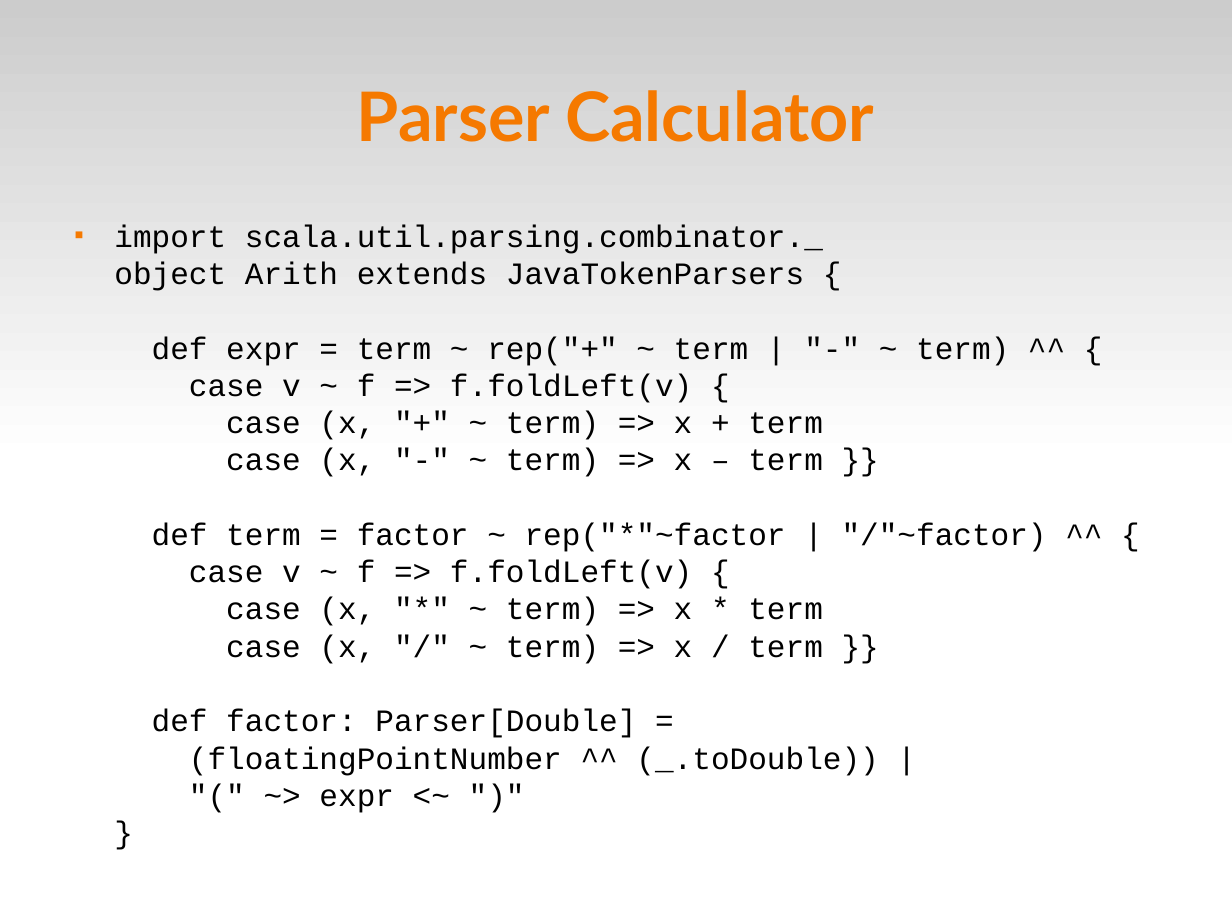
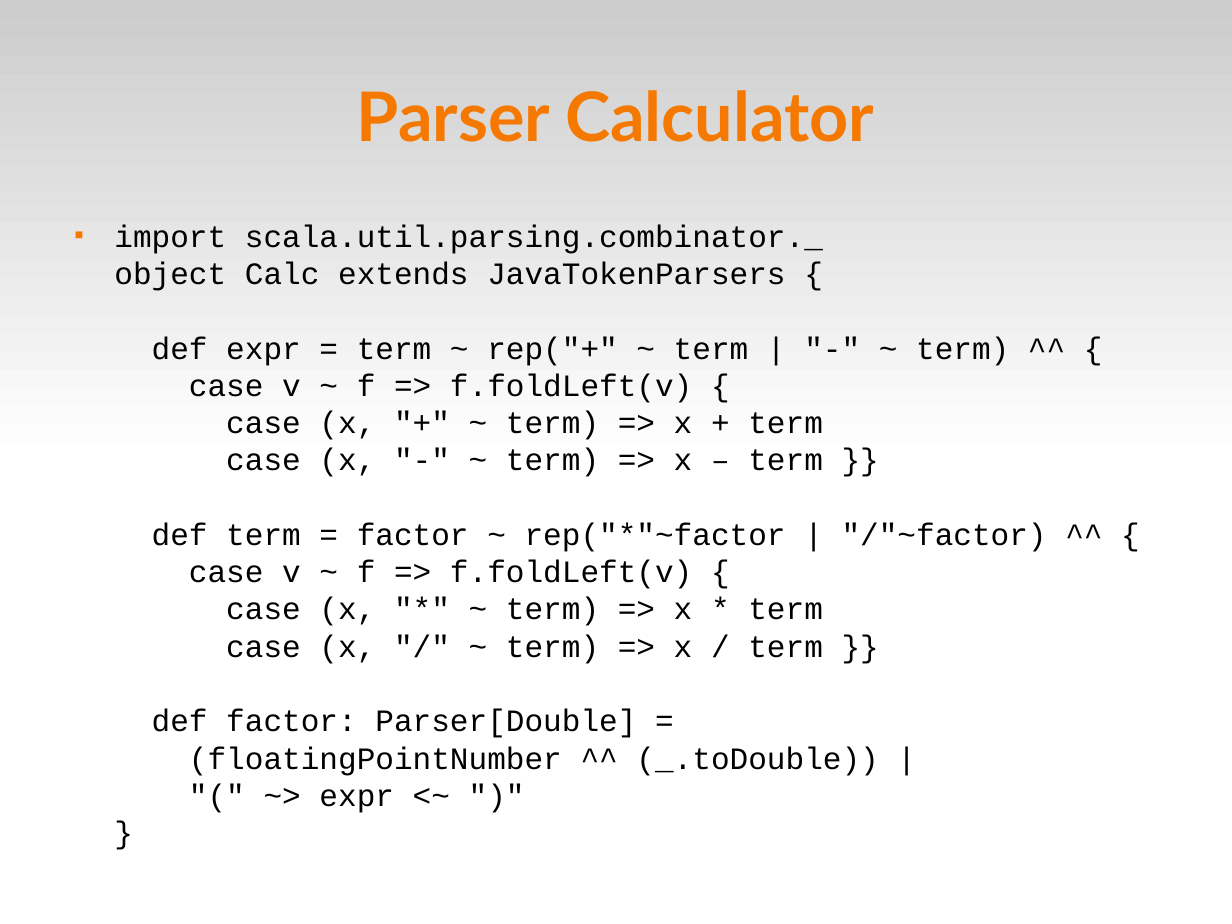
Before and after one commit to dpp/lift-samples, a slide deck: slide 12 of presentations/2008_dpp_SVCodeCamp/Scala Tips and Tricks.odp. Drawn at 1232x924 pixels with LibreOffice and Linux fonts; fonts in the diff are those of the drawing; background and template pictures are left out. Boxes give left, top, right and bottom in pixels: in the first picture for what was removed or moved away, otherwise in the second. Text is boxed around its words. In the diff, an @@ line names an element or a change of style, - is before the commit and + after.

```diff
--- a/presentations/2008_dpp_SVCodeCamp/Scala Tips and Tricks.odp
+++ b/presentations/2008_dpp_SVCodeCamp/Scala Tips and Tricks.odp
@@ text at <box>114,224,1047,813</box>: text changed @@
-■ import scala.util.parsing.combinator._
-  object Arith extends JavaTokenParsers {
-  def expr = term ~ rep("+" ~ term | "-" ~ term) ^^ {
-  case v ~ f => f.foldLeft(v) {
-  case (x, "+" ~ term) => x + term
-  case (x, "-" ~ term) => x – term }}
-  def term = factor ~ rep("*"~factor | "/"~factor) ^^ {
-  case v ~ f => f.foldLeft(v) {
-  case (x, "*" ~ term) => x * term
-  case (x, "/" ~ term) => x / term }}
-  def factor: Parser[Double] =
-  (floatingPointNumber ^^ (_.toDouble)) |
-  "(" ~> expr <~ ")"
-  }
+■ import scala.util.parsing.combinator._
+  object Calc extends JavaTokenParsers {
+  def expr = term ~ rep("+" ~ term | "-" ~ term) ^^ {
+  case v ~ f => f.foldLeft(v) {
+  case (x, "+" ~ term) => x + term
+  case (x, "-" ~ term) => x – term }}
+  def term = factor ~ rep("*"~factor | "/"~factor) ^^ {
+  case v ~ f => f.foldLeft(v) {
+  case (x, "*" ~ term) => x * term
+  case (x, "/" ~ term) => x / term }}
+  def factor: Parser[Double] =
+  (floatingPointNumber ^^ (_.toDouble)) |
+  "(" ~> expr <~ ")"
+  }
```
Also in this commit, not shown: 1 other slide changed, 1 other file.
